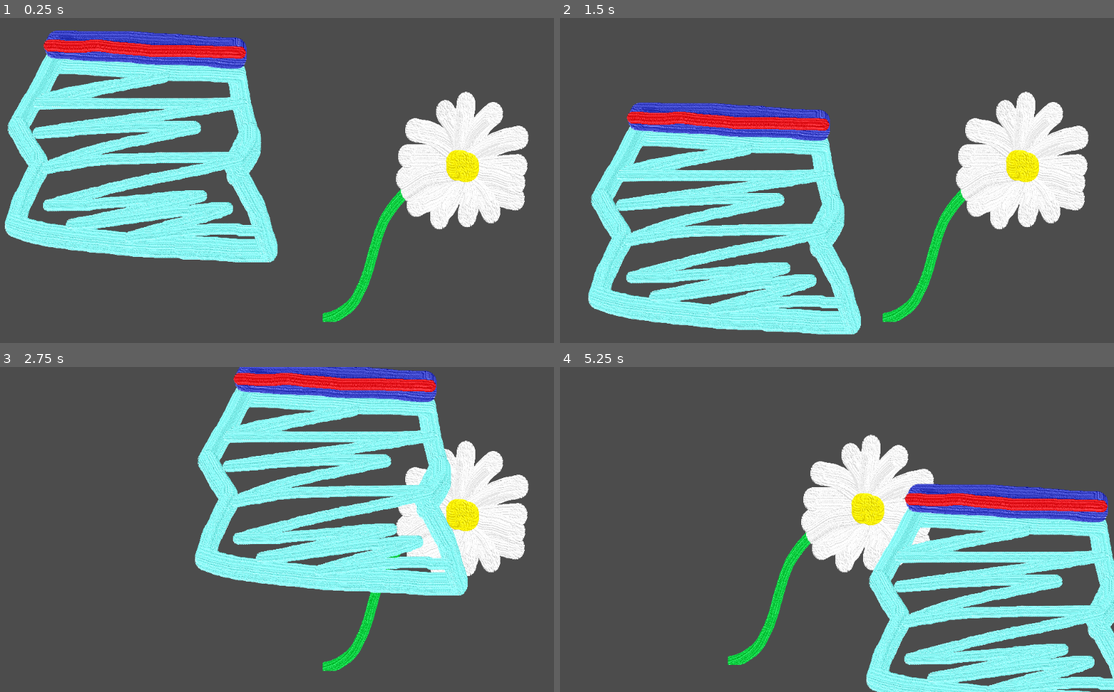
Above: before the commit, frames 1-4 (two rows, left to right).
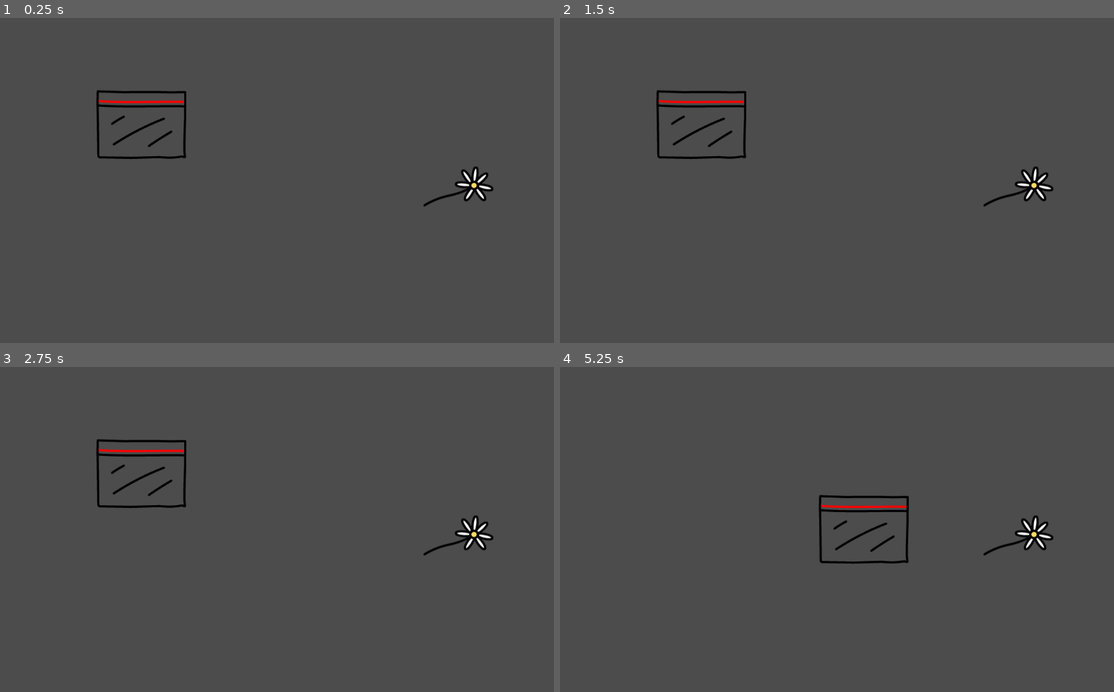
Above: after the commit, the same moments.

Repository: JakeSuraba/Game-Off-2022
Game: Godot game, scene res://scene/Shared.tscn
Two runs of this game, one before a commit and one after it. Both use one fixed random seed, a clock stepped at 60 frames per second and the inputs below.
Inputs (mouse positions are in pixels of both pictures, inside the frame that each line leads up to):
- Up to frame 1 (0.25 s): no input
- Up to frame 2 (1.5 s): tap Enter at 0.5 s; move the mouse to (outside the picture) at 0.52 s; click (outside the picture) at 0.67 s; tap Space at 1.25 s; move the mouse to (726, 196) at 1.27 s; click (726, 196) at 1.42 s
- Up to frame 3 (2.75 s): tap Enter at 2 s; move the mouse to (332, 458) at 2.02 s; click (332, 458) at 2.17 s
- Up to frame 4 (5.25 s): tap Space at 2.75, 4.25 s; move the mouse to (809, 594) at 2.77 s; click (809, 594) at 2.92 s; tap Enter at 3.5 s; move the mouse to (1003, 578) at 3.52 s; click (1003, 578) at 3.67 s; move the mouse to (670, 480) at 4.27 s; click (670, 480) at 4.42 s; move the mouse to (864, 529) at 5.02 s; click (864, 529) at 5.17 s

The runs differ from the first frame. In frame 1, 30% of the frame differs, in the area x 0-96%, y 3-94%; in frame 2, 31%, in the area x 5-96%, y 22-98%; in frame 3, 29%; in frame 4, 26%.
Error in both runs: Invalid get index '0' (on base: 'Array'). (res://script/Hand.gd:16)

Commit message:
added sprites: bags, daisy

Diff:
--- a/scene/Bag.tscn
+++ b/scene/Bag.tscn
@@ -1,18 +1,16 @@
 [gd_scene load_steps=4 format=2]
 
-[ext_resource path="res://texture/baggy.png" type="Texture" id=2]
+[ext_resource path="res://texture/Bag/Empty bag.png" type="Texture" id=1]
 [ext_resource path="res://script/Bag.gd" type="Script" id=3]
 
 [sub_resource type="RectangleShape2D" id=1]
-extents = Vector2( 259, 222.5 )
+extents = Vector2( 84, 63.5 )
 
 [node name="Bag" type="Area2D"]
-position = Vector2( 348, 282 )
 script = ExtResource( 3 )
 
 [node name="Sprite" type="Sprite" parent="."]
-texture = ExtResource( 2 )
+texture = ExtResource( 1 )
 
 [node name="CollisionShape2D" type="CollisionShape2D" parent="."]
-position = Vector2( -5, 39.5 )
 shape = SubResource( 1 )
--- a/scene/Daisy.tscn
+++ b/scene/Daisy.tscn
@@ -1,17 +1,15 @@
 [gd_scene load_steps=4 format=2]
 
-[ext_resource path="res://texture/daisy.png" type="Texture" id=1]
+[ext_resource path="res://texture/Flowers/Daisy.png" type="Texture" id=1]
 [ext_resource path="res://script/Daisy.gd" type="Script" id=2]
 
 [sub_resource type="CircleShape2D" id=1]
-radius = 233.019
+radius = 67.0075
 
 [node name="Daisy" type="Area2D"]
-position = Vector2( 251, 251 )
 script = ExtResource( 2 )
 
 [node name="CollisionShape2D" type="CollisionShape2D" parent="."]
-position = Vector2( -50, 43 )
 shape = SubResource( 1 )
 
 [node name="Sprite" type="Sprite" parent="."]
Binary file added: texture/Bag/Empty bag.png
Not shown, changed: texture/Bag/Empty bag.png.import
Binary file added: texture/Bag/Full bag.png
Not shown, added: texture/Bag/Full bag.png.import
Binary file added: texture/Bag/Half bag.png
Not shown, added: texture/Bag/Half bag.png.import
Binary file added: texture/Flowers/Daisy.png
Not shown, added: texture/Flowers/Daisy.png.import
Binary file removed: texture/daisy.png
